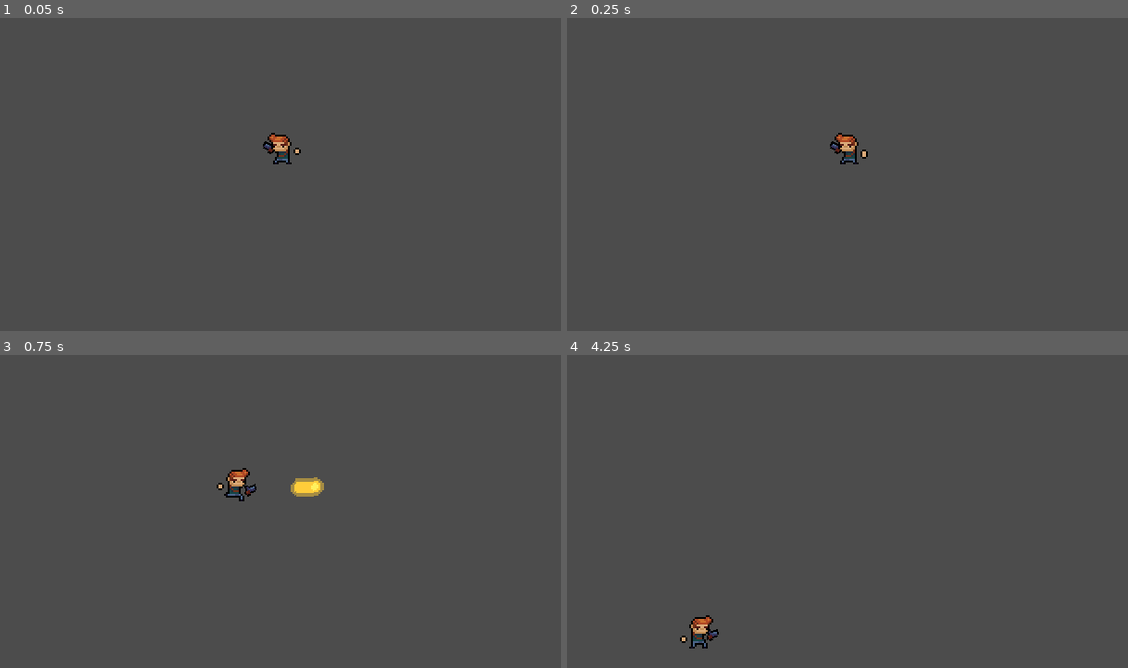
Above: before the commit, frames 1-4 (two rows, left to right).
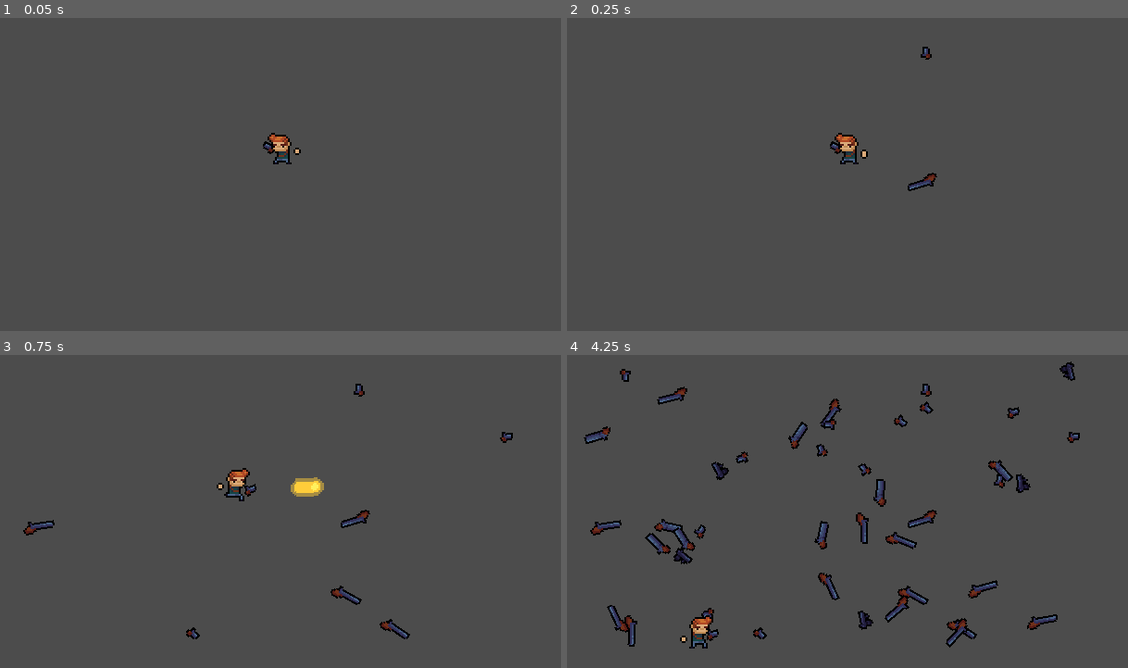
Above: after the commit, the same moments.

Repository: IAmCheeseman/zombie-wave-game
Game: Godot game, scene res://World/World.tscn
Same seed, same stepped clock (60 frames per second), same inputs: the game is played once before the commit and once after it.
Inputs (mouse positions are in pixels of both pictures, inside the frame that each line leads up to):
- Up to frame 1 (0.05 s): no input
- Up to frame 2 (0.25 s): no input
- Up to frame 3 (0.75 s): move the mouse to (409, 483) at 0.52 s; hold A (A) from 0.53 s (still down); click (409, 483) at 0.67 s
- Up to frame 4 (4.25 s): tap D (D) at 0.8, 1.35 s; move the mouse to (729, 517) at 1.27 s; release A (A) at 1.28 s; click (729, 517) at 1.42 s; tap S (S) at 1.55 s; move the mouse to (909, 426) at 2.02 s; hold S (S) 2.03-2.78 s; click (909, 426) at 2.17 s; tap W (W) at 2.3, 2.85 s; move the mouse to (819, 567) at 2.77 s; click (819, 567) at 2.92 s; tap Space (swap_weapons, bound only after the commit) at 3.05 s; move the mouse to (1027, 552) at 3.52 s; hold Space (swap_weapons, bound only after the commit) from 3.53 s (still down); click (1027, 552) at 3.67 s; tap A (A) at 3.8 s

Frame 1 is identical in both runs. In frame 2, 0.2% of the frame differs, in the area x 60-67%, y 9-56%; in frame 3, 0.7%; in frame 4, 4.5%, in the area x 2-92%, y 2-94%.

Commit message:
Added a weapon spawner

Diff:
--- a/Player/Player.gd
+++ b/Player/Player.gd
@@ -1,5 +1,4 @@
 extends KinematicBody2D
-
 
 onready var sprite = $Sprite
 onready var anim = $AnimationPlayer
@@ -9,6 +8,11 @@
 
 var velocity = Vector2.ZERO
 var isDead = false
+var secondaryWeapon:Weapon
+
+
+func _ready():
+	randomize()
 
 
 func _physics_process(delta):
@@ -34,3 +38,14 @@
 
 	if mousePos.x > 0: sprite.scale.x = -1
 	else: sprite.scale.x = 1
+
+
+func set_weapon(weapon:Weapon):
+	gun.weapon = weapon
+
+
+func _input(event):
+	if event.is_action_pressed("swap_weapons") and secondaryWeapon:
+		var currentWeapon = gun.weapon.duplicate()
+		gun.weapon = secondaryWeapon.duplicate()
+		secondaryWeapon = currentWeapon
--- a/Player/Player.tscn
+++ b/Player/Player.tscn
@@ -54,7 +54,5 @@
 anims/Idle = SubResource( 1 )
 anims/Run = SubResource( 2 )
 
-[node name="Gun" type="Node2D" parent="."]
+[node name="Gun" parent="." instance=ExtResource( 3 )]
 position = Vector2( 0, -6 )
-
-[node name="Gun" parent="Gun" instance=ExtResource( 3 )]
--- a/Weapons/Bullet/Bullet.gd
+++ b/Weapons/Bullet/Bullet.gd
@@ -4,12 +4,16 @@
 
 onready var speedTween = $SpeedTween
 onready var scaleTween = $ScaleTween
+onready var timer = $Timer
 
 var direction:Vector2
 var speed:float
+var time:float
 
 
 func _ready():
+	timer.wait_time = time
+	timer.start()
 	look_at(global_position+direction)
 
 
--- a/Weapons/Bullet/Bullet.tscn
+++ b/Weapons/Bullet/Bullet.tscn
@@ -11,7 +11,6 @@
 
 [node name="Timer" type="Timer" parent="."]
 wait_time = 0.225
-autostart = true
 
 [node name="SpeedTween" type="Tween" parent="."]
 
--- /dev/null
+++ b/Weapons/DroppedItem.gd
@@ -0,0 +1,16 @@
+extends Area2D
+
+export(Array, String) var items = []
+
+onready var sprite = $Sprite
+
+
+func _ready():
+	rotation_degrees = rand_range(0, 360)
+
+	items.shuffle()
+	var item = load(items[0])
+	while rand_range(0, 1) > item.rarity:
+		items.shuffle()
+		item = load(items[0])
+	sprite.texture = item.texture
--- /dev/null
+++ b/Weapons/DroppedItem.tscn
@@ -0,0 +1,14 @@
+[gd_scene load_steps=3 format=2]
+
+[ext_resource path="res://Weapons/DroppedItem.gd" type="Script" id=1]
+
+[sub_resource type="CircleShape2D" id=1]
+
+[node name="DroppedItem" type="Area2D"]
+script = ExtResource( 1 )
+items = [ "res://Weapons/Guns/Pistol.tres", "res://Weapons/Guns/Rifle.tres", "res://Weapons/Guns/Shotgun.tres", "res://Weapons/Guns/Uzi.tres" ]
+
+[node name="CollisionShape2D" type="CollisionShape2D" parent="."]
+shape = SubResource( 1 )
+
+[node name="Sprite" type="Sprite" parent="."]
--- a/Weapons/Gun.gd
+++ b/Weapons/Gun.gd
@@ -24,7 +24,7 @@
 
 	var spriteToSelf = sprite.global_position-global_position
 	sprite.scale.y = -1 if spriteToSelf.x < 0 else 1
-	get_parent().show_behind_parent = true if spriteToSelf.y < 0 else false
+	show_behind_parent = true if spriteToSelf.y < 0 else false
 
 	sprite.rotation = lerp_angle(sprite.rotation, 0, 6*delta)
 
@@ -33,15 +33,18 @@
 
 
 func shoot():
-	var bulletDir = (get_global_mouse_position()-global_position).normalized()
-	bulletDir = bulletDir.rotated(deg2rad(rand_range(-weapon.accuracy, weapon.accuracy)))
+	for i in weapon.multishot:
+		var bulletDir = (get_global_mouse_position()-global_position).normalized()
+		var spread = deg2rad(weapon.spread*i-(weapon.spread*(weapon.multishot-1)/2))
+		bulletDir = bulletDir.rotated(deg2rad(rand_range(-weapon.accuracy, weapon.accuracy))+spread)
 
-	var newBullet = bullet.instance()
-	newBullet.direction = bulletDir
-	newBullet.speed = weapon.bulletSpeed
-	newBullet.global_position = global_position+(bulletDir*weapon.bulletOffset)
+		var newBullet = bullet.instance()
+		newBullet.direction = bulletDir
+		newBullet.speed = weapon.bulletSpeed
+		newBullet.time = weapon.lifetime
+		newBullet.global_position = global_position+(bulletDir*weapon.bulletOffset)
 
-	get_tree().root.get_node("World").add_child(newBullet)
+		get_tree().root.get_node("World").add_child(newBullet)
 
-	sprite.rotation_degrees = -24
-	firerate.start()
+		sprite.rotation_degrees = 24*-sprite.scale.y
+		firerate.start()
--- a/Weapons/Guns/Pistol.tres
+++ b/Weapons/Guns/Pistol.tres
@@ -6,11 +6,14 @@
 
 [resource]
 script = ExtResource( 1 )
-rarity = 50.0
+rarity = 0.5
 damage = 5
 firerate = 0.4
+multishot = 1
+spread = 2
 bulletSpeed = 320
 accuracy = 12.0
+lifetime = 0.225
 bulletOffset = 16
 visualOffset = 7
 texture = ExtResource( 2 )
--- /dev/null
+++ b/Weapons/Guns/Rifle.tres
@@ -0,0 +1,18 @@
+[gd_resource type="Resource" load_steps=3 format=2]
+
+[ext_resource path="res://Weapons/Guns/Weapon.gd" type="Script" id=1]
+[ext_resource path="res://Weapons/Guns/Rifle.png" type="Texture" id=2]
+
+[resource]
+script = ExtResource( 1 )
+rarity = 0.5
+damage = 8
+firerate = 0.8
+multishot = 1
+spread = 2
+bulletSpeed = 420
+accuracy = 2.0
+lifetime = 1.0
+bulletOffset = 16
+visualOffset = 6
+texture = ExtResource( 2 )
--- /dev/null
+++ b/Weapons/Guns/Shotgun.tres
@@ -0,0 +1,18 @@
+[gd_resource type="Resource" load_steps=3 format=2]
+
+[ext_resource path="res://Weapons/Guns/Weapon.gd" type="Script" id=1]
+[ext_resource path="res://Weapons/Guns/Shotgun.png" type="Texture" id=2]
+
+[resource]
+script = ExtResource( 1 )
+rarity = 0.5
+damage = 3
+firerate = 0.9
+multishot = 4
+spread = 2
+bulletSpeed = 250
+accuracy = 19.0
+lifetime = 0.55
+bulletOffset = 16
+visualOffset = 8
+texture = ExtResource( 2 )
--- /dev/null
+++ b/Weapons/Guns/Uzi.tres
@@ -0,0 +1,18 @@
+[gd_resource type="Resource" load_steps=3 format=2]
+
+[ext_resource path="res://Weapons/Guns/Weapon.gd" type="Script" id=1]
+[ext_resource path="res://Weapons/Guns/Uzi.png" type="Texture" id=2]
+
+[resource]
+script = ExtResource( 1 )
+rarity = 0.5
+damage = 2
+firerate = 0.1
+multishot = 1
+spread = 2
+bulletSpeed = 320
+accuracy = 24.0
+lifetime = 0.225
+bulletOffset = 16
+visualOffset = 7
+texture = ExtResource( 2 )
--- a/Weapons/Guns/Weapon.gd
+++ b/Weapons/Guns/Weapon.gd
@@ -1,11 +1,14 @@
 extends Resource
 class_name Weapon
 
-export(float, 0, 100) var rarity = 50
+export(float, 0, 1) var rarity = .5
 export var damage = 5
 export var firerate = .4
+export var multishot = 1
+export var spread = 2
 export var bulletSpeed = 320
 export var accuracy = 12.0
+export var lifetime = .225
 export var bulletOffset = 16
 export var visualOffset = 12
 export var texture:StreamTexture
--- /dev/null
+++ b/World/SpawnManagment.gd
@@ -0,0 +1,12 @@
+extends Node2D
+
+var droppedWeapon = preload("res://Weapons/DroppedItem.tscn")
+
+func add_new_weapon():
+	var limits = get_viewport_rect().end
+	var padding = 16
+
+	var newWeapon = droppedWeapon.instance()
+	newWeapon.position.x = rand_range(padding, limits.x-padding)
+	newWeapon.position.y = rand_range(padding, limits.y-padding)
+	add_child(newWeapon)
--- /dev/null
+++ b/World/SpawnManagment.tscn
@@ -0,0 +1,12 @@
+[gd_scene load_steps=2 format=2]
+
+[ext_resource path="res://World/SpawnManagment.gd" type="Script" id=1]
+
+[node name="SpawnManagment" type="Node2D"]
+script = ExtResource( 1 )
+
+[node name="WeaponSpawn" type="Timer" parent="."]
+wait_time = 0.1
+autostart = true
+
+[connection signal="timeout" from="WeaponSpawn" to="." method="add_new_weapon"]
--- a/World/World.tscn
+++ b/World/World.tscn
@@ -1,8 +1,11 @@
-[gd_scene load_steps=2 format=2]
+[gd_scene load_steps=3 format=2]
 
 [ext_resource path="res://Player/Player.tscn" type="PackedScene" id=1]
+[ext_resource path="res://World/SpawnManagment.tscn" type="PackedScene" id=2]
 
 [node name="World" type="YSort"]
 
 [node name="Player" parent="." instance=ExtResource( 1 )]
 position = Vector2( 160, 90 )
+
+[node name="SpawnManagment" parent="." instance=ExtResource( 2 )]
--- a/project.godot
+++ b/project.godot
@@ -35,6 +35,8 @@
 window/size/height=180
 window/size/test_width=960
 window/size/test_height=540
+mouse_cursor/custom_image="res://UI/Cursor.png"
+mouse_cursor/custom_image_hotspot=Vector2( 13, 13 )
 window/stretch/mode="2d"
 window/stretch/aspect="keep"
 
@@ -83,6 +85,63 @@
 "events": [ Object(InputEventKey,"resource_local_to_scene":false,"resource_name":"","device":0,"alt":false,"shift":false,"control":false,"meta":false,"command":false,"pressed":false,"scancode":68,"unicode":0,"echo":false,"script":null)
  ]
 }
+swap_weapons={
+"deadzone": 0.5,
+"events": [ Object(InputEventKey,"resource_local_to_scene":false,"resource_name":"","device":0,"alt":false,"shift":false,"control":false,"meta":false,"command":false,"pressed":false,"scancode":32,"unicode":0,"echo":false,"script":null)
+ ]
+}
+ui_accept={
+"deadzone": 0.5,
+"events": [  ]
+}
+ui_select={
+"deadzone": 0.5,
+"events": [  ]
+}
+ui_cancel={
+"deadzone": 0.5,
+"events": [  ]
+}
+ui_focus_next={
+"deadzone": 0.5,
+"events": [  ]
+}
+ui_focus_prev={
+"deadzone": 0.5,
+"events": [  ]
+}
+ui_left={
+"deadzone": 0.5,
+"events": [  ]
+}
+ui_right={
+"deadzone": 0.5,
+"events": [  ]
+}
+ui_up={
+"deadzone": 0.5,
+"events": [  ]
+}
+ui_down={
+"deadzone": 0.5,
+"events": [  ]
+}
+ui_page_up={
+"deadzone": 0.5,
+"events": [  ]
+}
+ui_page_down={
+"deadzone": 0.5,
+"events": [  ]
+}
+ui_home={
+"deadzone": 0.5,
+"events": [  ]
+}
+ui_end={
+"deadzone": 0.5,
+"events": [  ]
+}
 
 [physics]
 
Binary file added: UI/Cursor.png
Not shown, added: UI/Cursor.png.import
Binary file changed: Weapons/Guns/GoldenRifle.png
Binary file changed: Weapons/Guns/Rifle.png
